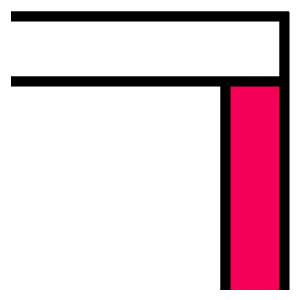
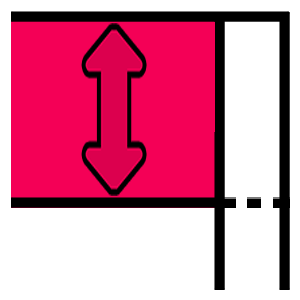
Comparing the layer stacks of the two 300x300 images. Changes:
added group "Group 1" with 8 layers above "Layer 3 copy 2" over [11, 11, 290, 290]
added layer "Gradient Map 2" in group "Group 1" over [81, 23, 147, 196]
added layer "Layer 2 copy 2" in group "Group 1" over [218, 197, 290, 208]
added layer "Layer 3" in group "Group 1" over [11, 197, 219, 261]
added layer "Layer 3 copy 3" in group "Group 1" over [11, 11, 290, 290]
added layer "Layer 4" in group "Group 1" over [11, 21, 221, 203]
hid "Layer 3 copy", moved it into group "Group 1", painted on it over [11, 11, 290, 290]
